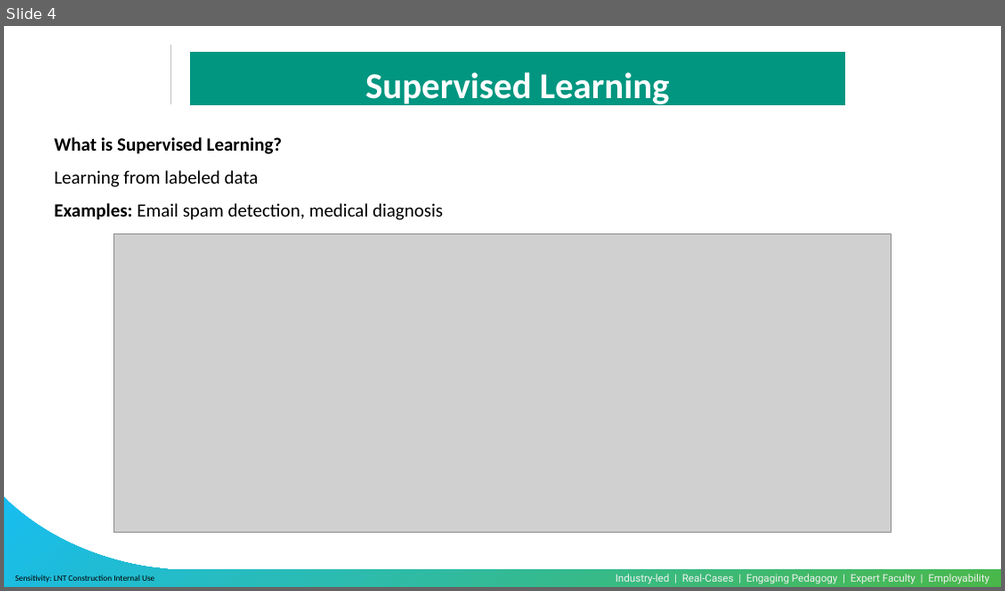
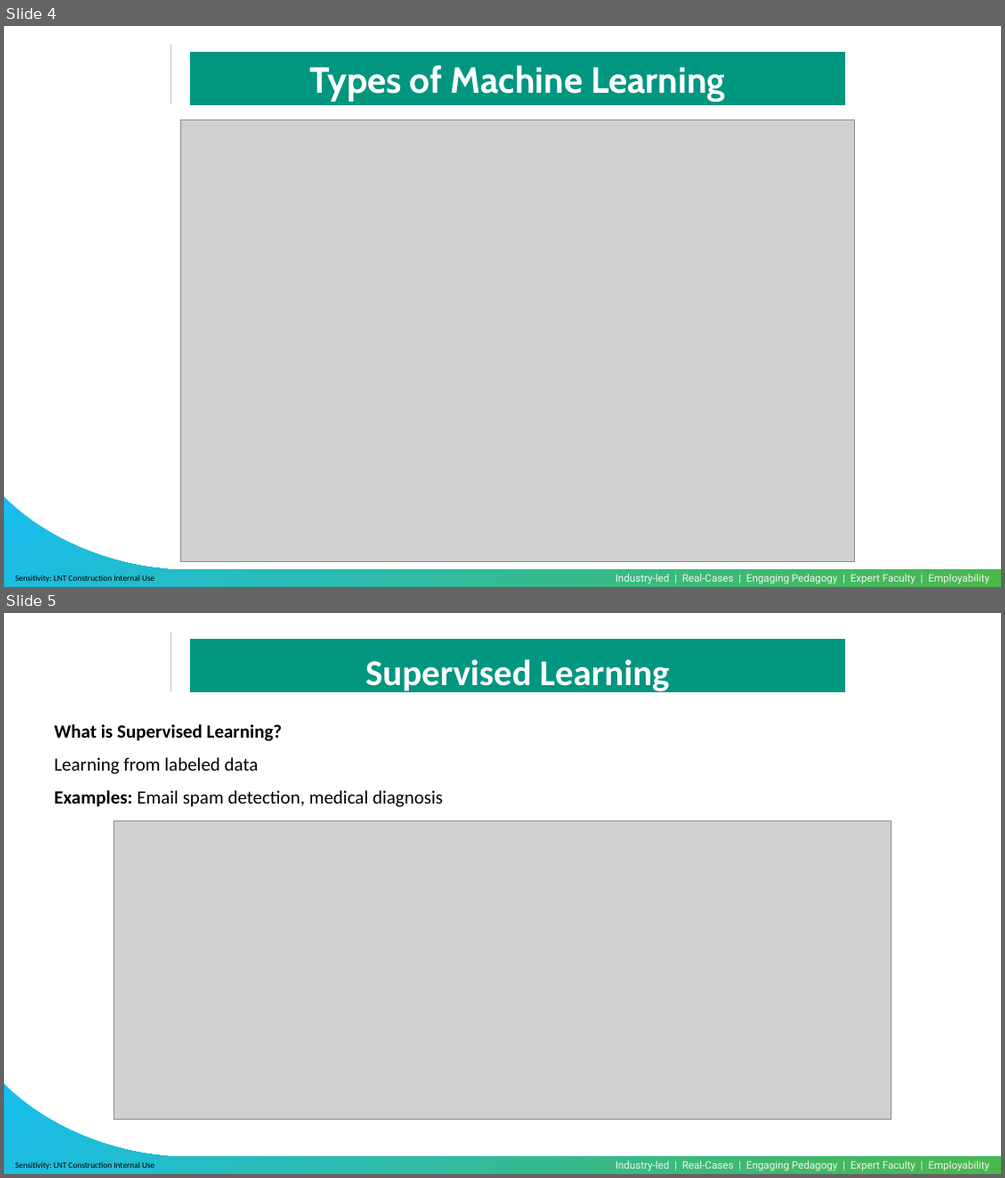
Before and after one commit to CoiferousYogi/ASAP_Imp_Notes_For_ML, a slide deck: PPT Notes/01-Introduction to Machine Learning.pptx. Shown one above the other, each under a label of ours: slide 4 before the commit, slides 4 and 5 after it. The pictures are 1005x591 and 1005x1178 pixels, drawn with LibreOffice and Linux fonts; fonts in the diff are those of the drawing; grey boxes stand for pictures; background and template pictures are left out. Boxes give left, top, right and bottom in pixels: in the first picture for what was removed or moved away, otherwise in the second. Text is boxed around its words. In the diff, an @@ line names an element or a change of style, - is before the commit and + after.

```diff
--- a/PPT Notes/01-Introduction to Machine Learning.pptx
+++ b/PPT Notes/01-Introduction to Machine Learning.pptx
@@ slide 4 added at <box>4,26,1001,587</box>, background #FFFFFF; not listed: 4 template elements that a slide beside it also shows @@
@@ rectangle added at <box>189,52,845,106</box>, fill #009680, outline #FFFFFF 1 pt @@
@@ text added at <box>310,65,725,102</box>, 35 pt, text #FFFFFF, bold @@
+Types of Machine Learning
@@ picture added at <box>180,119,854,562</box> @@
@@ what was slide 4 is now slide 5 @@
```
Also in this commit, not shown: 11 other files.
